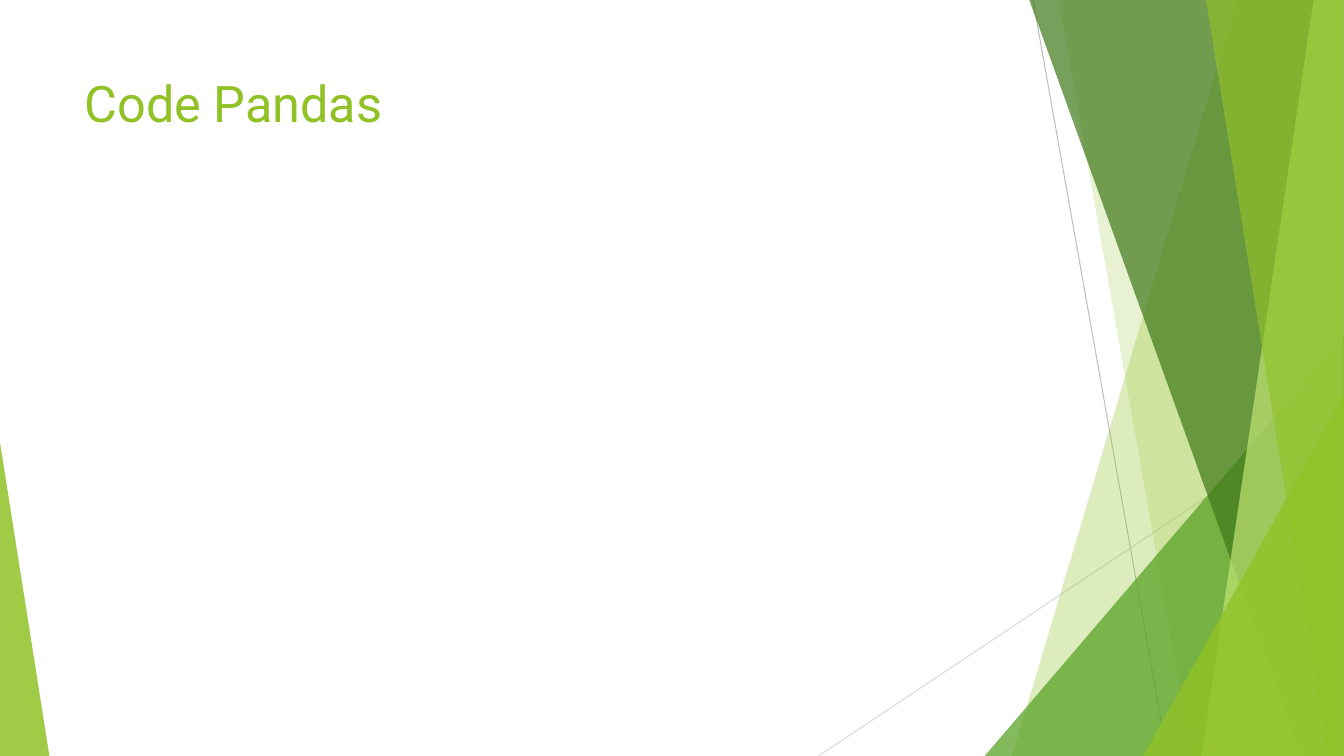
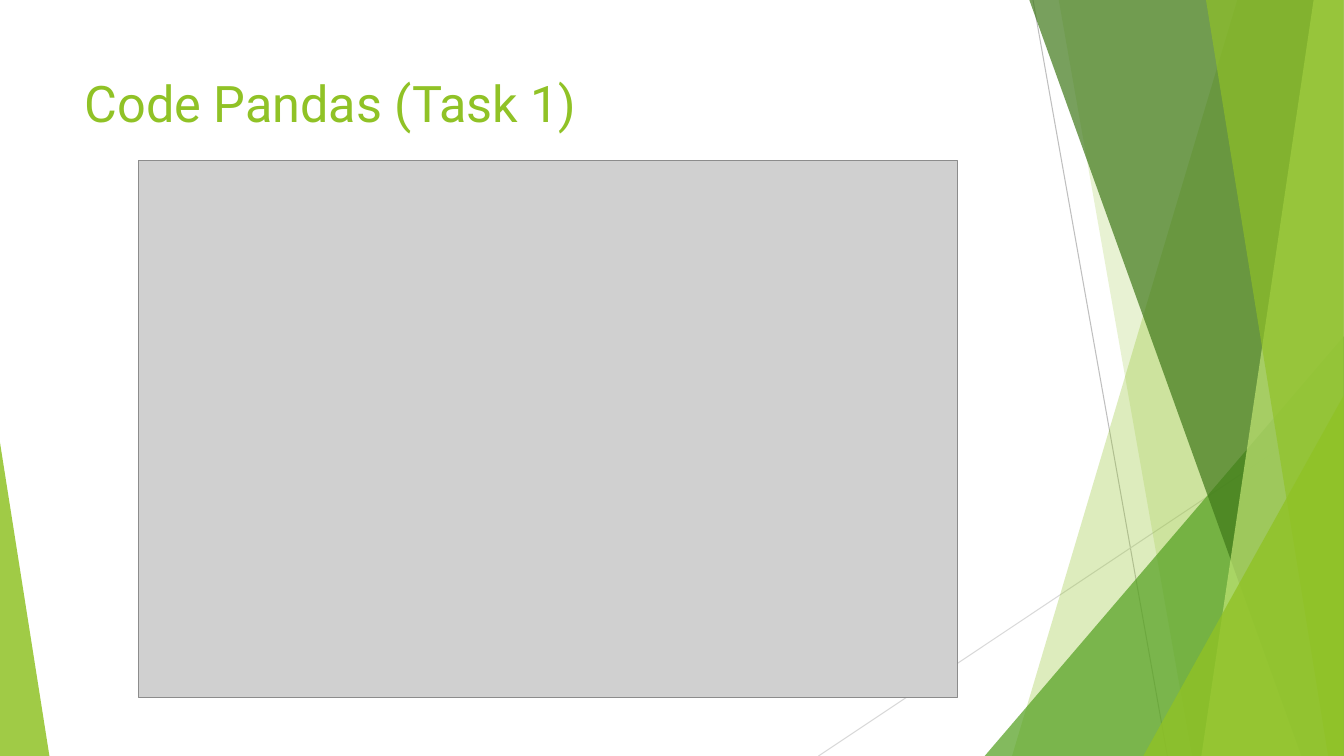
Before and after one commit to MarwinPhilips/ADMPython, a slide deck: slide 6 of 20170613 MapReduce Python.pptx (slide 5 before the commit). Drawn at 1344x756 pixels with LibreOffice and Linux fonts; fonts in the diff are those of the drawing; grey boxes stand for pictures. Boxes give left, top, right and bottom in pixels: in the first picture for what was removed or moved away, otherwise in the second. Text is boxed around its words. In the diff, an @@ line names an element or a change of style, - is before the commit and + after.

```diff
--- a/20170613 MapReduce Python.pptx
+++ b/20170613 MapReduce Python.pptx
@@ title at (85,82,577,134): text changed @@
-Code Pandas
+Code Pandas (Task 1)
@@ picture added at (139,160,958,697) @@
```
Also in this commit, not shown: 2 other slides changed, 1 slide added, 4 other files.
